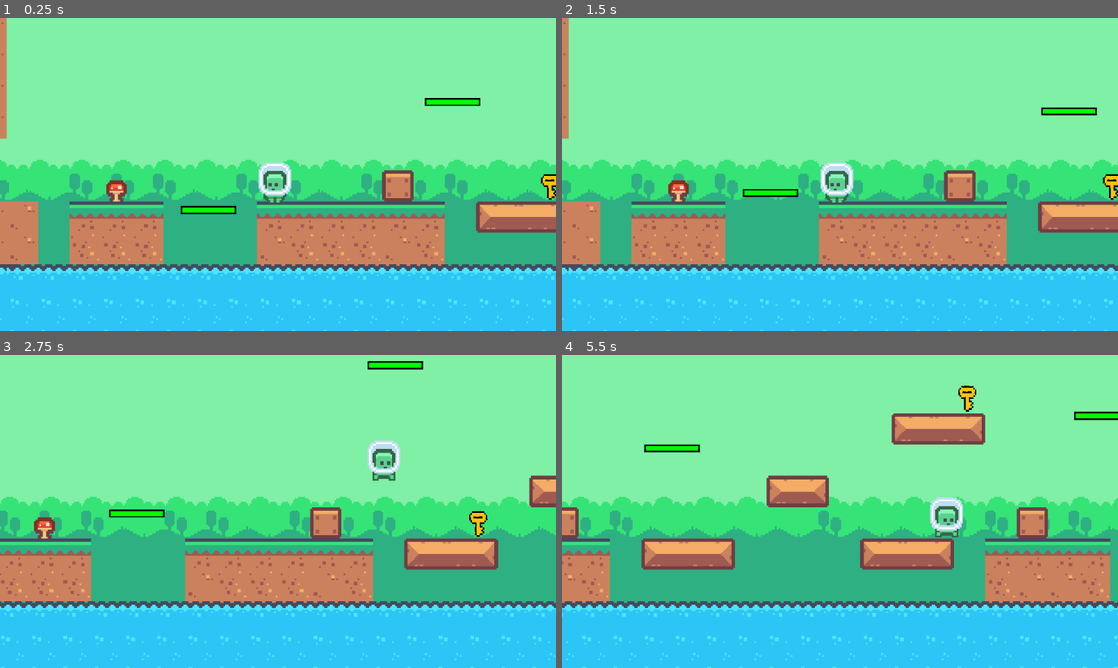
Above: before the commit, frames 1-4 (two rows, left to right).
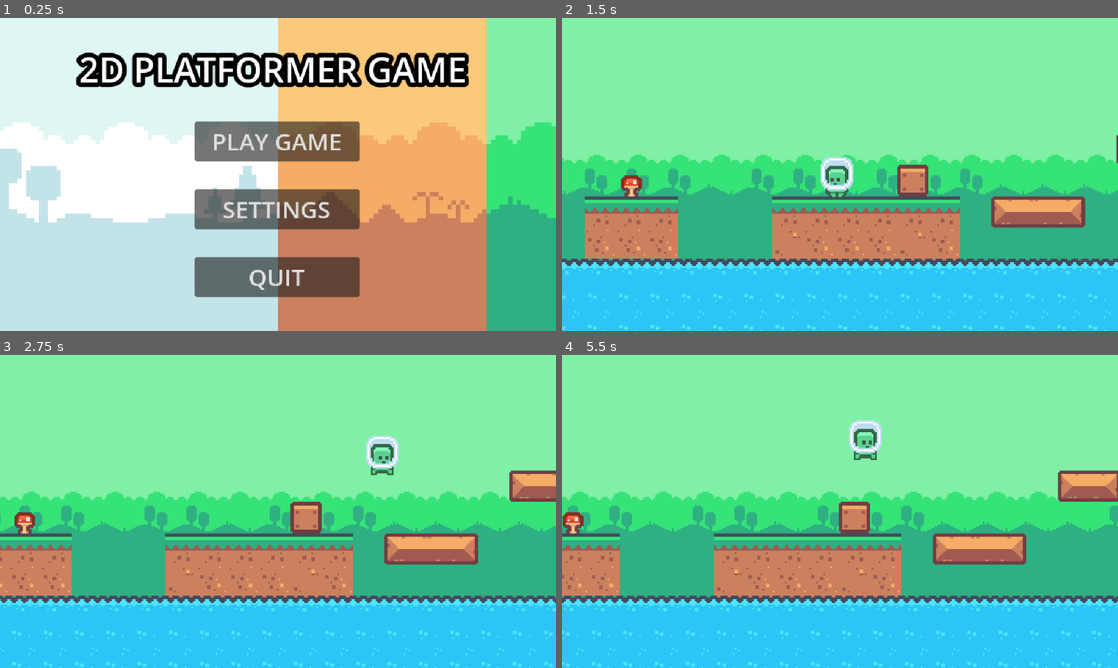
Above: after the commit, the same moments.

Repository: magi03/2D-SideScroller
Game: Godot game, scene res://main_node.tscn
Same seed, same stepped clock (60 frames per second), same inputs: the game is played once before the commit and once after it.
Inputs (mouse positions are in pixels of both pictures, inside the frame that each line leads up to):
- Up to frame 1 (0.25 s): no input
- Up to frame 2 (1.5 s): click (840, 208) at 0.5 s, where only the run after the commit has a clickable "SETTINGS"; click (840, 140) at 1.25 s, where only the run after the commit has a clickable "PLAY GAME"
- Up to frame 3 (2.75 s): hold D (move_right) from 2.03 s (still down); tap Space (jump) at 2.27 s
- Up to frame 4 (5.5 s): tap Space (jump) at 3.02, 4.52, 5.27 s; release D (move_right) at 3.53 s; hold A (move_left) 3.53-4.28 s; hold D (move_right) from 4.28 s (still down)

The runs differ from the first frame. In frame 1, 90% of the frame differs, in the area x 0-100%, y 0-100%; in frame 2, 23%; in frame 3, 20%; in frame 4, 30%.

Commit message:
The character is dying
Main menu + die (when water)

Diff:
--- /dev/null
+++ b/assets/scripts/classes/level.gd
@@ -0,0 +1,9 @@
+class_name Level
+extends Node
+
+@export var level_id : int
+@export var level_start_pos: Node2D
+var level_data: LevelData
+
+func _ready() -> void:
+	level_data = LevelManager.get_level_data_by_id(level_id)
--- /dev/null
+++ b/assets/scripts/classes/level_data.gd
@@ -0,0 +1,7 @@
+class_name LevelData
+extends Resource
+@export var level_id: int
+@export var level_name: String
+@export var level_completed: bool
+@export var level_unlocked: bool
+@export var level_path: String
--- /dev/null
+++ b/assets/scripts/manager/LevelManager.gd
@@ -0,0 +1,41 @@
+extends Node
+
+var levels : Array[LevelData]
+
+var main_scene: Node2D=null
+var loaded_level: Level = null
+
+func unload_level() -> void:
+	if is_instance_valid(loaded_level):
+		loaded_level.queue_free()
+
+	loaded_level = null
+
+func load_level(level_id : int) -> void:
+	print ("Loading Level: %s" % level_id)
+	unload_level()
+
+	var level_data = get_level_data_by_id(level_id)
+
+
+	if not level_data:
+		return
+
+	var level_path = "res://scenes/%s.tscn" % level_data.level_path
+	var level_res := load(level_path)
+
+	if level_res:
+		loaded_level = level_res.instantiate()
+
+		main_scene.add_child(loaded_level)
+	else:
+		print("Level does not exist")
+
+func get_level_data_by_id(id:int) -> LevelData:
+	var level_to_return: LevelData = null
+
+	for lvl: LevelData in levels:
+		if lvl.level_id == id:
+			level_to_return = lvl
+
+	return level_to_return
--- a/main_node.tscn
+++ b/main_node.tscn
@@ -1,67 +1,25 @@
-[gd_scene load_steps=10 format=3 uid="uid://b0mcjss5njl7o"]
+[gd_scene load_steps=5 format=3 uid="uid://b0mcjss5njl7o"]
 
-[ext_resource type="Script" uid="uid://b4a0ey1oq4j35" path="res://scenes/entities/moving_platform.gd" id="1_621oa"]
-[ext_resource type="PackedScene" uid="uid://cp8rr6higsvmc" path="res://scenes/level_01.tscn" id="1_lwogq"]
-[ext_resource type="PackedScene" uid="uid://c0fitfbhauy3x" path="res://scenes/entities/character_body_2d.tscn" id="2_dhalm"]
-[ext_resource type="PackedScene" uid="uid://4jpc0jfcdyvr" path="res://scenes/levels/key.tscn" id="3_bxfy6"]
-[ext_resource type="PackedScene" uid="uid://cw05xajde1gld" path="res://scenes/moving_platform.tscn" id="5_wywo8"]
-[ext_resource type="PackedScene" uid="uid://d18au0v2hae73" path="res://scenes/levels/walking_enemy.tscn" id="6_wywo8"]
+[ext_resource type="Script" uid="uid://kfpdilbkrrta" path="res://scenes/entities/main.gd" id="1_dhalm"]
+[ext_resource type="Script" uid="uid://dqb875ff7lk00" path="res://assets/scripts/classes/level_data.gd" id="2_bxfy6"]
+[ext_resource type="PackedScene" uid="uid://df3o23gt517t8" path="res://scenes/UI/main_menu.tscn" id="2_dhalm"]
 
-[sub_resource type="Curve2D" id="Curve2D_621oa"]
-resource_local_to_scene = true
-_data = {
-"points": PackedVector2Array(0, 0, 0, 0, 0, 0, 0, 0, 0, 0, 0, -83, 0, 0, 0, 0, 0, 0)
-}
-point_count = 3
+[sub_resource type="Resource" id="Resource_scfaf"]
+script = ExtResource("2_bxfy6")
+level_id = 1
+level_name = "The First Level"
+level_completed = false
+level_unlocked = false
+level_path = "levels/level_01"
+metadata/_custom_type_script = "uid://dqb875ff7lk00"
 
-[sub_resource type="Curve2D" id="Curve2D_wywo8"]
-resource_local_to_scene = true
-_data = {
-"points": PackedVector2Array(0, 0, 0, 0, 0, 0, 0, 0, 0, 0, 229, 0, 0, 0, 0, 0, 0, 0)
-}
-point_count = 3
+[node name="Main" type="Node"]
+script = ExtResource("1_dhalm")
+avaliable_levels = Array[ExtResource("2_bxfy6")]([SubResource("Resource_scfaf")])
 
-[sub_resource type="Curve2D" id="Curve2D_yjirp"]
-resource_local_to_scene = true
-_data = {
-"points": PackedVector2Array(0, 0, 0, 0, 0, 0, 0, 0, 0, 0, -1, -46, 0, 0, 0, 0, -1, -95, 0, 0, 0, 0, 122, -97, 0, 0, 0, 0, 124, 0, 0, 0, 0, 0, 0, 1)
-}
-point_count = 6
+[node name="UI Layer" type="CanvasLayer" parent="."]
 
-[node name="Main Node" type="Node"]
-script = ExtResource("1_621oa")
+[node name="MainMenu" parent="UI Layer" instance=ExtResource("2_dhalm")]
+size_flags_horizontal = 4
 
 [node name="2DScene" type="Node2D" parent="."]
-
-[node name="Level" parent="2DScene" instance=ExtResource("1_lwogq")]
-
-[node name="Player2" parent="2DScene" instance=ExtResource("2_dhalm")]
-position = Vector2(-84, -31)
-
-[node name="Key" type="Node2D" parent="2DScene"]
-
-[node name="Key" parent="2DScene/Key" instance=ExtResource("3_bxfy6")]
-position = Vector2(87, -83)
-
-[node name="Key2" parent="2DScene/Key" instance=ExtResource("3_bxfy6")]
-position = Vector2(377, -227)
-
-[node name="Key3" parent="2DScene/Key" instance=ExtResource("3_bxfy6")]
-position = Vector2(336, -83)
-
-[node name="MovingPlatforms" type="Node2D" parent="."]
-
-[node name="Moving_platform" parent="MovingPlatforms" instance=ExtResource("5_wywo8")]
-position = Vector2(-163, 13)
-curve = SubResource("Curve2D_621oa")
-
-[node name="Moving_platform2" parent="MovingPlatforms" instance=ExtResource("5_wywo8")]
-position = Vector2(610, -142)
-curve = SubResource("Curve2D_wywo8")
-
-[node name="Moving_platform3" parent="MovingPlatforms" instance=ExtResource("5_wywo8")]
-position = Vector2(118, -105)
-curve = SubResource("Curve2D_yjirp")
-
-[node name="Walking enemy" parent="." instance=ExtResource("6_wywo8")]
-position = Vector2(1222, 0)
--- a/project.godot
+++ b/project.godot
@@ -14,6 +14,10 @@
 run/main_scene="uid://b0mcjss5njl7o"
 config/features=PackedStringArray("4.4", "GL Compatibility")
 config/icon="res://assets/sprites/icon.svg"
+
+[autoload]
+
+LevelManager="*res://assets/scripts/manager/LevelManager.gd"
 
 [display]
 
@@ -49,6 +53,7 @@
 2d_physics/layer_1="static"
 2d_physics/layer_2="dynamic"
 2d_physics/layer_3="danger"
+2d_physics/layer_4="player"
 
 [rendering]
 
--- /dev/null
+++ b/scenes/UI/main_menu.tscn
@@ -0,0 +1,94 @@
+[gd_scene load_steps=6 format=3 uid="uid://df3o23gt517t8"]
+
+[ext_resource type="Texture2D" uid="uid://bo6vam28kccdd" path="res://assets/sprites/tilemap-backgrounds_packed.png" id="1_qwnig"]
+[ext_resource type="Script" uid="uid://d2bxx0qoe55mp" path="res://scenes/entities/main_menu.gd" id="1_yonvy"]
+
+[sub_resource type="SystemFont" id="SystemFont_yonvy"]
+font_names = PackedStringArray("Fira Sans")
+font_weight = 850
+subpixel_positioning = 0
+oversampling = 3.1
+
+[sub_resource type="LabelSettings" id="LabelSettings_5jstl"]
+font = SubResource("SystemFont_yonvy")
+font_size = 40
+outline_size = 20
+outline_color = Color(0, 0, 0, 1)
+
+[sub_resource type="SystemFont" id="SystemFont_tfcbk"]
+font_names = PackedStringArray("Fira Sans")
+font_weight = 700
+allow_system_fallback = false
+subpixel_positioning = 0
+oversampling = 4.0
+
+[node name="MainMenu" type="Control"]
+layout_mode = 3
+anchors_preset = 15
+anchor_right = 1.0
+anchor_bottom = 1.0
+grow_horizontal = 2
+grow_vertical = 2
+script = ExtResource("1_yonvy")
+
+[node name="Background" type="TextureRect" parent="."]
+layout_mode = 1
+anchors_preset = 15
+anchor_right = 1.0
+anchor_bottom = 1.0
+grow_horizontal = 2
+grow_vertical = 2
+texture = ExtResource("1_qwnig")
+stretch_mode = 6
+
+[node name="MarginContainer" type="MarginContainer" parent="Background"]
+layout_mode = 1
+anchors_preset = 15
+anchor_right = 1.0
+anchor_bottom = 1.0
+grow_horizontal = 2
+grow_vertical = 2
+theme_override_constants/margin_left = 32
+theme_override_constants/margin_top = 32
+theme_override_constants/margin_right = 32
+theme_override_constants/margin_bottom = 32
+
+[node name="VBoxContainer" type="VBoxContainer" parent="Background/MarginContainer"]
+layout_mode = 2
+size_flags_horizontal = 4
+size_flags_vertical = 0
+theme_override_constants/separation = 32
+
+[node name="Label" type="Label" parent="Background/MarginContainer/VBoxContainer"]
+layout_mode = 2
+size_flags_horizontal = 4
+text = "2D PLATFORMER GAME "
+label_settings = SubResource("LabelSettings_5jstl")
+
+[node name="Play Button" type="Button" parent="Background/MarginContainer/VBoxContainer"]
+custom_minimum_size = Vector2(190, 0)
+layout_mode = 2
+size_flags_horizontal = 4
+theme_override_fonts/font = SubResource("SystemFont_tfcbk")
+theme_override_font_sizes/font_size = 27
+text = "PLAY GAME"
+
+[node name="Settings Button" type="Button" parent="Background/MarginContainer/VBoxContainer"]
+custom_minimum_size = Vector2(190, 0)
+layout_mode = 2
+size_flags_horizontal = 4
+theme_override_fonts/font = SubResource("SystemFont_tfcbk")
+theme_override_font_sizes/font_size = 27
+text = "SETTINGS"
+
+[node name="Quit Button" type="Button" parent="Background/MarginContainer/VBoxContainer"]
+custom_minimum_size = Vector2(190, 0)
+layout_mode = 2
+size_flags_horizontal = 4
+theme_override_fonts/font = SubResource("SystemFont_tfcbk")
+theme_override_font_sizes/font_size = 27
+text = "QUIT"
+
+[connection signal="pressed" from="Background/MarginContainer/VBoxContainer/Play Button" to="." method="_on_play_button_pressed"]
+[connection signal="pressed" from="Background/MarginContainer/VBoxContainer/Settings Button" to="." method="_on_settings_button_pressed"]
+[connection signal="pressed" from="Background/MarginContainer/VBoxContainer/Quit Button" to="." method="_on_quit_button_pressed"]
--- a/scenes/entities/character_body_2d.gd
+++ b/scenes/entities/character_body_2d.gd
@@ -11,7 +11,7 @@
 var is_jumping : bool = false
 var jump_timer: float = 0
 var coyote_timer : float = 0
-#var can_control : bool = true
+var can_control : bool = true
 
 @onready var sprite_2d: Sprite2D = $Sprite2D
 @onready var animation_player: AnimationPlayer = $AnimationPlayer
@@ -19,7 +19,7 @@
 
 
 func _physics_process(delta: float) -> void:
-	#if not can_control: return
+	if not can_control: return
 	# Add the gravity.
 	if not is_on_floor() and not is_jumping:
 		velocity +=get_gravity() * gravity_multiplier*delta
@@ -63,3 +63,16 @@
 		animation_player.play("jupming")
 	else:
 		animation_player.play("idle")
+
+func handle_danger() -> void:
+	print("Player died!")
+	visible = false
+	can_control = false
+
+	await get_tree().create_timer(1).timeout
+	reset_player()
+
+func reset_player() -> void:
+	global_position = LevelManager.loaded_level.level_start_pos.global_position
+	visible = true
+	can_control = true
--- a/scenes/entities/character_body_2d.tscn
+++ b/scenes/entities/character_body_2d.tscn
@@ -86,7 +86,7 @@
 }
 
 [node name="Player" type="CharacterBody2D"]
-collision_layer = 9
+collision_layer = 10
 collision_mask = 7
 script = ExtResource("1_gywni")
 
--- /dev/null
+++ b/scenes/entities/main.gd
@@ -0,0 +1,9 @@
+extends Node
+
+@export var avaliable_levels: Array[LevelData]
+
+@onready var _2d_scene: Node2D = $"2DScene"
+
+func _ready() -> void:
+	LevelManager.main_scene = _2d_scene
+	LevelManager.levels = avaliable_levels
--- /dev/null
+++ b/scenes/entities/main_menu.gd
@@ -0,0 +1,28 @@
+class_name MainMenu
+extends Control
+
+func _on_play_button_pressed() -> void:
+	LevelManager.load_level(1)
+	deactivate()
+
+
+func _on_settings_button_pressed() -> void:
+	pass # Replace with function body.
+
+
+func _on_quit_button_pressed() -> void:
+	get_tree().quit()
+
+func deactivate() -> void:
+	hide()
+	set_process(false)
+	set_physics_process(false)
+	set_process_unhandled_input(false)
+	set_process_input(false)
+
+func activate() -> void:
+	show()
+	set_process(true)
+	set_physics_process(true)
+	set_process_unhandled_input(true)
+	set_process_input(true)
--- /dev/null
+++ b/scenes/entities/obstacles/danger_zone.gd
@@ -0,0 +1,7 @@
+extends Area2D
+
+
+
+func _on_body_entered(body: Node2D) -> void:
+	if body is CharacterBody2D:
+		body.handle_danger()
--- /dev/null
+++ b/scenes/entities/obstacles/danger_zone.tscn
@@ -0,0 +1,11 @@
+[gd_scene load_steps=2 format=3 uid="uid://w80ghak1gf05"]
+
+[ext_resource type="Script" uid="uid://du0fw6xhv1hum" path="res://scenes/entities/obstacles/danger_zone.gd" id="1_vw7hs"]
+
+[node name="DangerZone" type="Area2D"]
+collision_layer = 4
+collision_mask = 8
+monitorable = false
+script = ExtResource("1_vw7hs")
+
+[connection signal="body_entered" from="." to="." method="_on_body_entered"]
--- a/scenes/level_01.tscn
+++ b/scenes/levels/level_01.tscn
@@ -1,24 +1,13 @@
-[gd_scene load_steps=8 format=3 uid="uid://cp8rr6higsvmc"]
-
-[ext_resource type="Texture2D" uid="uid://dt157phfvn51m" path="res://assets/sprites/tilemap.png" id="1_4lj41"]
-[ext_resource type="Texture2D" uid="uid://dfudybjauh4f0" path="res://assets/sprites/tilemap-backgrounds.png" id="2_mofoo"]
-
-[sub_resource type="GDScript" id="GDScript_nr3cb"]
-script/source = "extends Node2D
-
-
-# Called when the node enters the scene tree for the first time.
-func _ready() -> void:
-	pass # Replace with function body.
-
-
-# Called every frame. 'delta' is the elapsed time since the previous frame.
-func _process(delta: float) -> void:
-	pass
-"
+[gd_scene load_steps=11 format=3 uid="uid://cp8rr6higsvmc"]
+
+[ext_resource type="Script" uid="uid://cx2yg4vosiomn" path="res://assets/scripts/classes/level.gd" id="1_uvc87"]
+[ext_resource type="Texture2D" uid="uid://dt157phfvn51m" path="res://assets/sprites/tilemap.png" id="2_qdh5e"]
+[ext_resource type="Texture2D" uid="uid://dfudybjauh4f0" path="res://assets/sprites/tilemap-backgrounds.png" id="3_50wog"]
+[ext_resource type="PackedScene" uid="uid://w80ghak1gf05" path="res://scenes/entities/obstacles/danger_zone.tscn" id="3_qdh5e"]
+[ext_resource type="PackedScene" uid="uid://c0fitfbhauy3x" path="res://scenes/entities/character_body_2d.tscn" id="4_1ey3t"]
 
 [sub_resource type="TileSetAtlasSource" id="TileSetAtlasSource_nr3cb"]
-texture = ExtResource("1_4lj41")
+texture = ExtResource("2_qdh5e")
 separation = Vector2i(1, 1)
 texture_region_size = Vector2i(18, 18)
 0:0/0 = 0
@@ -373,8 +362,11 @@
 physics_layer_0/collision_mask = 3
 sources/0 = SubResource("TileSetAtlasSource_nr3cb")
 
+[sub_resource type="RectangleShape2D" id="RectangleShape2D_50wog"]
+size = Vector2(650, 20)
+
 [sub_resource type="TileSetAtlasSource" id="TileSetAtlasSource_qgxqk"]
-texture = ExtResource("2_mofoo")
+texture = ExtResource("3_50wog")
 separation = Vector2i(1, 1)
 texture_region_size = Vector2i(24, 24)
 0:0/0 = 0
@@ -406,8 +398,10 @@
 tile_size = Vector2i(24, 24)
 sources/0 = SubResource("TileSetAtlasSource_qgxqk")
 
-[node name="Level" type="Node2D"]
-script = SubResource("GDScript_nr3cb")
+[node name="Level" type="Node2D" node_paths=PackedStringArray("level_start_pos")]
+script = ExtResource("1_uvc87")
+level_id = 1
+level_start_pos = NodePath("PlayerStart")
 
 [node name="MainTileMap" type="TileMap" parent="."]
 scale = Vector2(2, 2)
@@ -420,6 +414,13 @@
 layer_1/z_index = 1
 layer_1/tile_data = PackedInt32Array(196600, 851968, 2, 327672, 851968, 3, 393208, 851968, 3, 458744, 851968, 3, 524280 …(5408 unchanged characters)…
 
+[node name="DangerZone" parent="MainTileMap" instance=ExtResource("3_qdh5e")]
+position = Vector2(0, 40)
+
+[node name="CollisionShape2D" type="CollisionShape2D" parent="MainTileMap/DangerZone"]
+position = Vector2(90.5, 0)
+shape = SubResource("RectangleShape2D_50wog")
+
 [node name="BackgroundTileMap" type="TileMap" parent="."]
 scale = Vector2(2, 2)
 tile_set = SubResource("TileSet_t0ybu")
@@ -428,3 +429,9 @@
 layer_0/name = "Background"
 layer_0/z_index = -1
 layer_0/tile_data = PackedInt32Array(-65535, 458752, 1, -65534, 458752, 1, -65533, 393216, 1, -65532, 393216, 1, -3, 45 …(7231 unchanged characters)…
+
+[node name="Player" parent="." instance=ExtResource("4_1ey3t")]
+position = Vector2(-30, -25)
+
+[node name="PlayerStart" type="Node2D" parent="."]
+position = Vector2(-65, -25)
Not shown, added: assets/scripts/classes/level.gd.uid
Not shown, added: assets/scripts/classes/level_data.gd.uid
Not shown, added: assets/scripts/manager/LevelManager.gd.uid
Binary file added: assets/sprites/tilemap-backgrounds_packed.png
Not shown, added: assets/sprites/tilemap-backgrounds_packed.png.import
Not shown, added: scenes/entities/main.gd.uid
Not shown, added: scenes/entities/main_menu.gd.uid
Not shown, added: scenes/entities/obstacles/danger_zone.gd.uid
